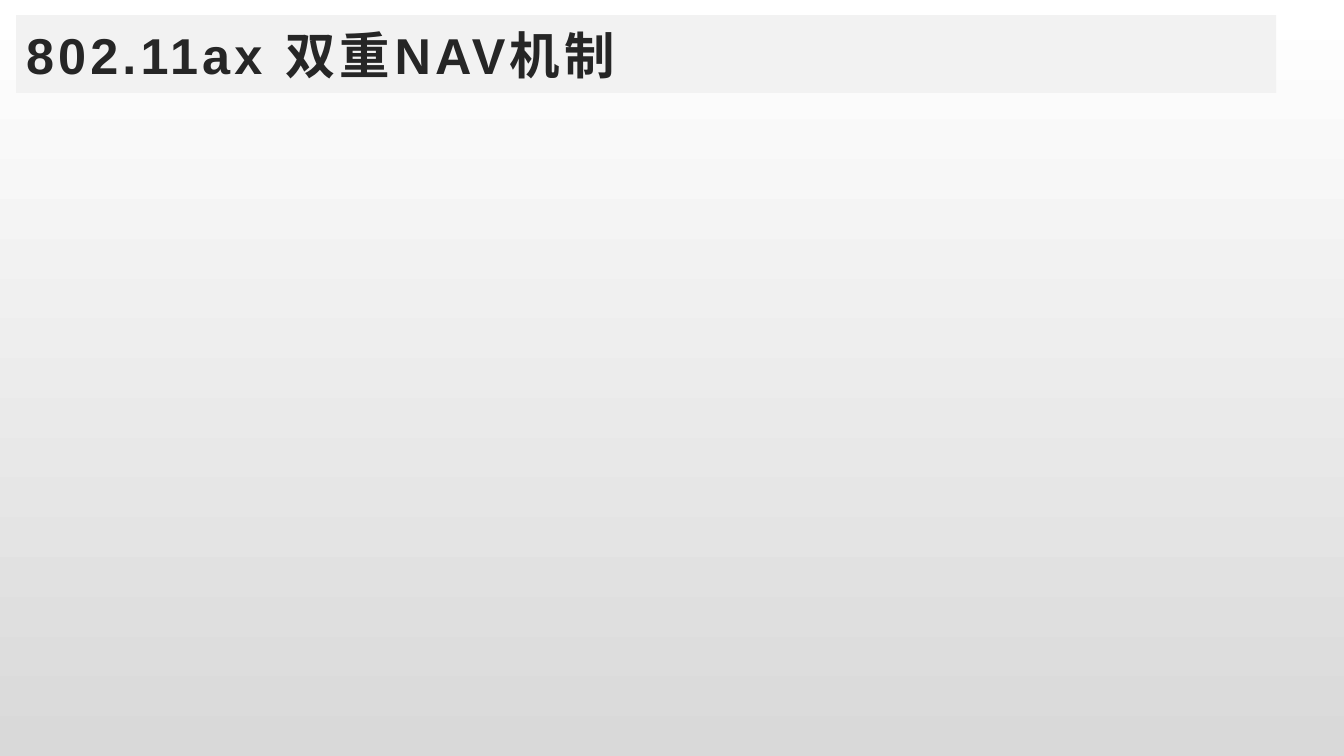
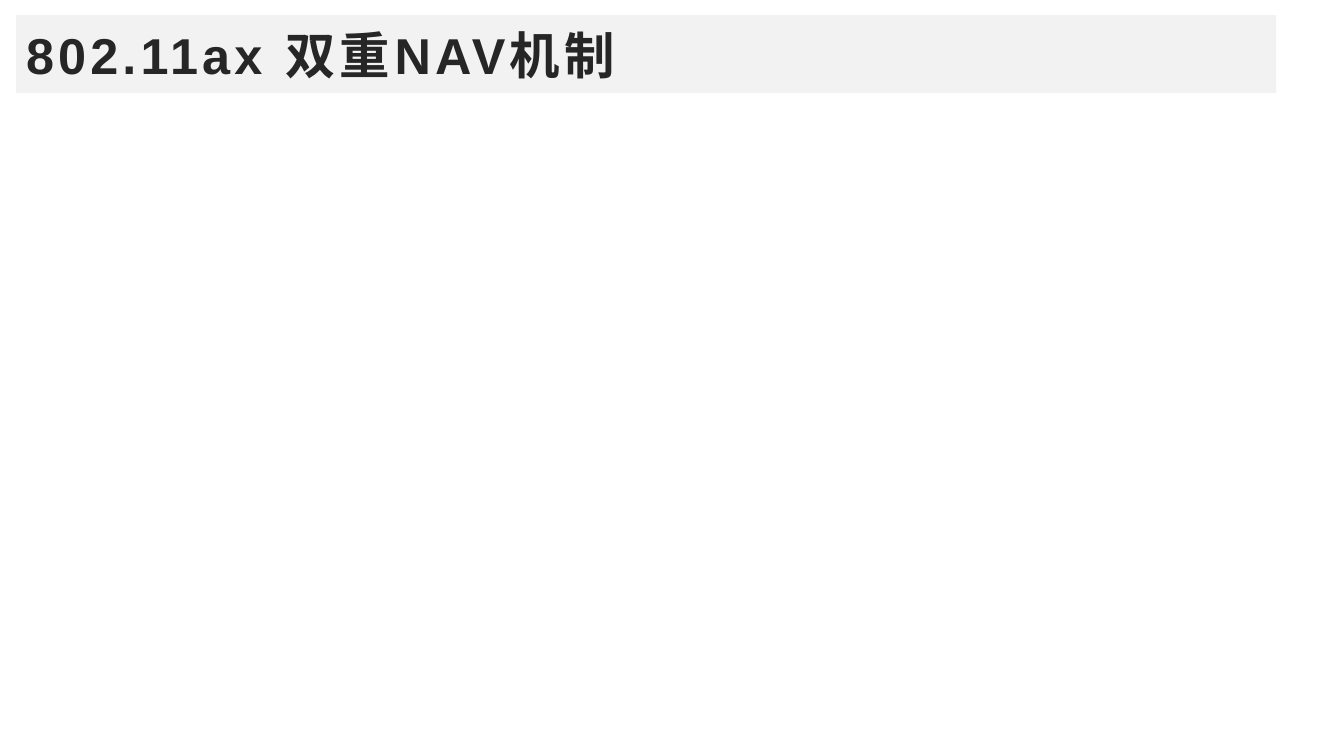
Before and after one commit to iamgzi/802.11ax, a slide deck: slide 15 of Doc/802.11NAV机制详解.pptx. Drawn at 1344x756 pixels with LibreOffice and Linux fonts; fonts in the diff are those of the drawing. Boxes give left, top, right and bottom in pixels: in the first picture for what was removed or moved away, otherwise in the second. Text is boxed around its words. In the diff, an @@ line names an element or a change of style, - is before the commit and + after.

```diff
--- a/Doc/802.11NAV机制详解.pptx
+++ b/Doc/802.11NAV机制详解.pptx
@@ background gradient #FFFFFF to #D9D9D9 to #FFFFFF @@
```
Also in this commit, not shown: 5 other slides changed, 5 other files.
